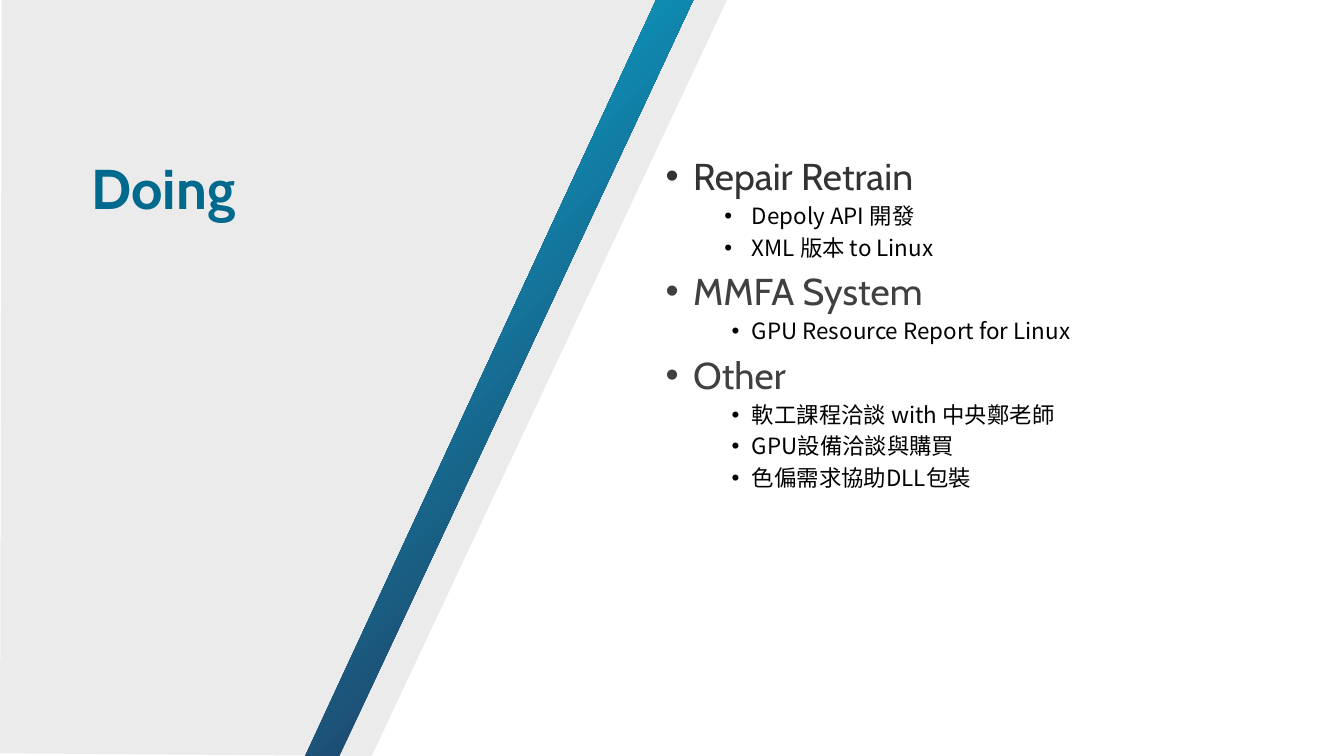
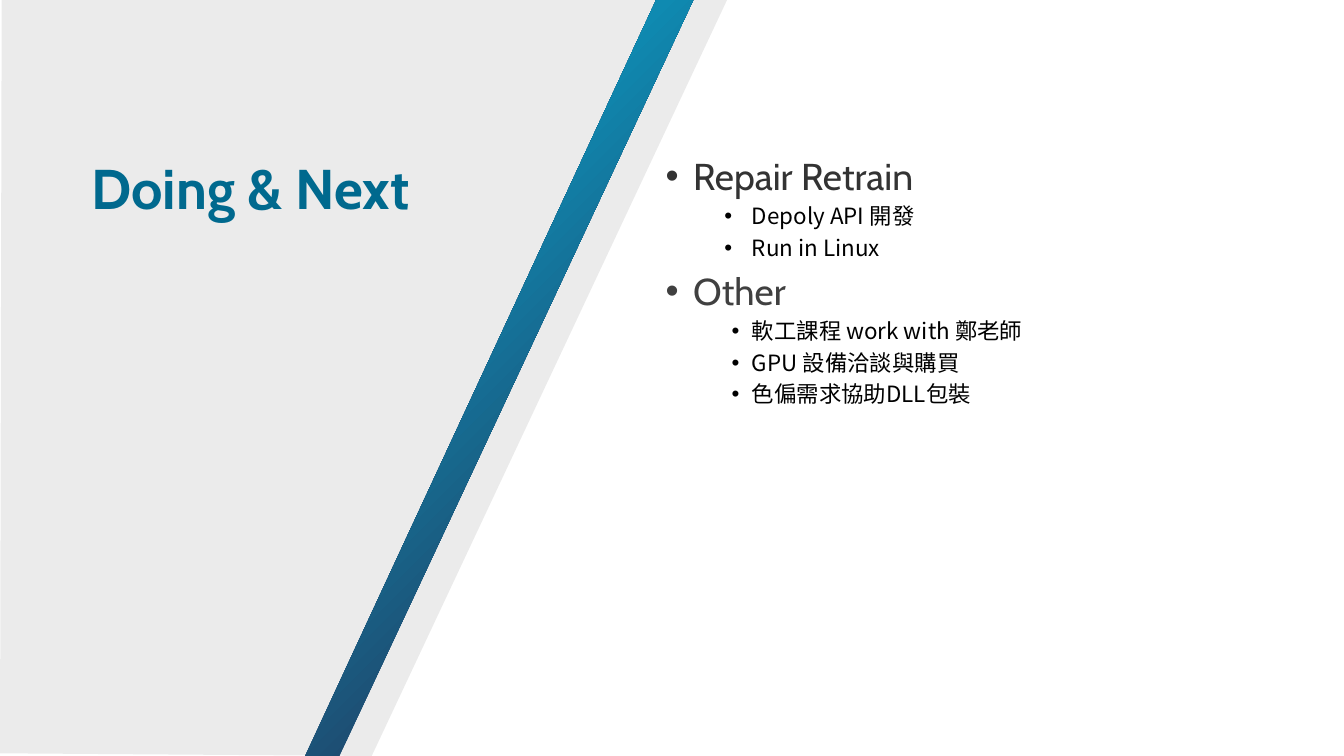
Before and after one commit to HongsyunJi/transferfile, a slide deck: slide 9 of HongsyunJi_weekly_report_w142.pptx. Drawn at 1344x756 pixels with LibreOffice and Linux fonts; fonts in the diff are those of the drawing. Boxes give left, top, right and bottom in pixels: in the first picture for what was removed or moved away, otherwise in the second. Text is boxed around its words. In the diff, an @@ line names an element or a change of style, - is before the commit and + after.

```diff
--- a/HongsyunJi_weekly_report_w142.pptx
+++ b/HongsyunJi_weekly_report_w142.pptx
@@ text at (91, 169, 409, 221): text changed @@
-Doing
+Doing & Next
@@ text at (752, 238, 880, 257): text changed @@
-    • XML 版本 to Linux
-  • MMFA System
-    • GPU Resource Report for Linux
+    • Run in Linux
@@ text at (752, 320, 1022, 373): text changed @@
-    • 軟工課程洽談 with 中央鄭老師
-    • GPU設備洽談與購買
+    • 軟工課程 work with 鄭老師
+    • GPU 設備洽談與購買
```
Also in this commit, not shown: 1 other slide changed, 4 slides added, 4 slides removed, 8 other files.
